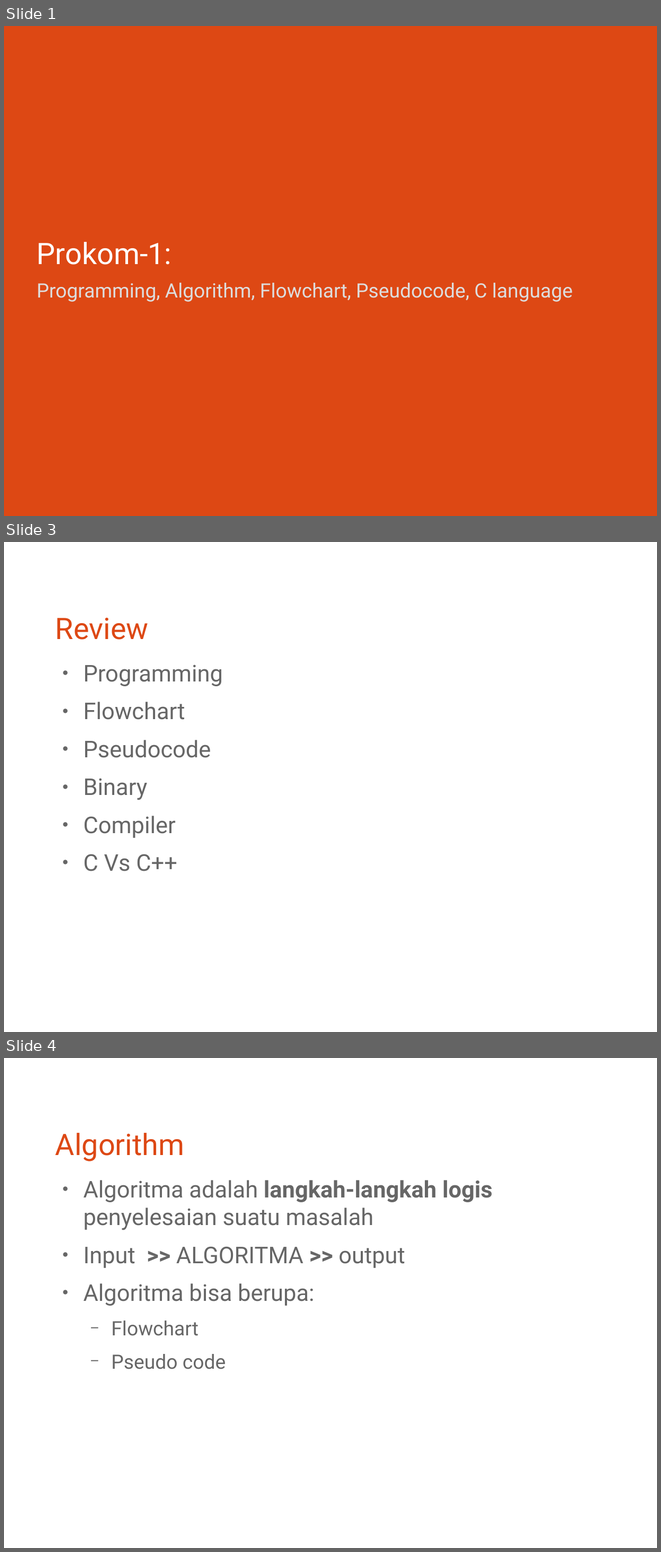
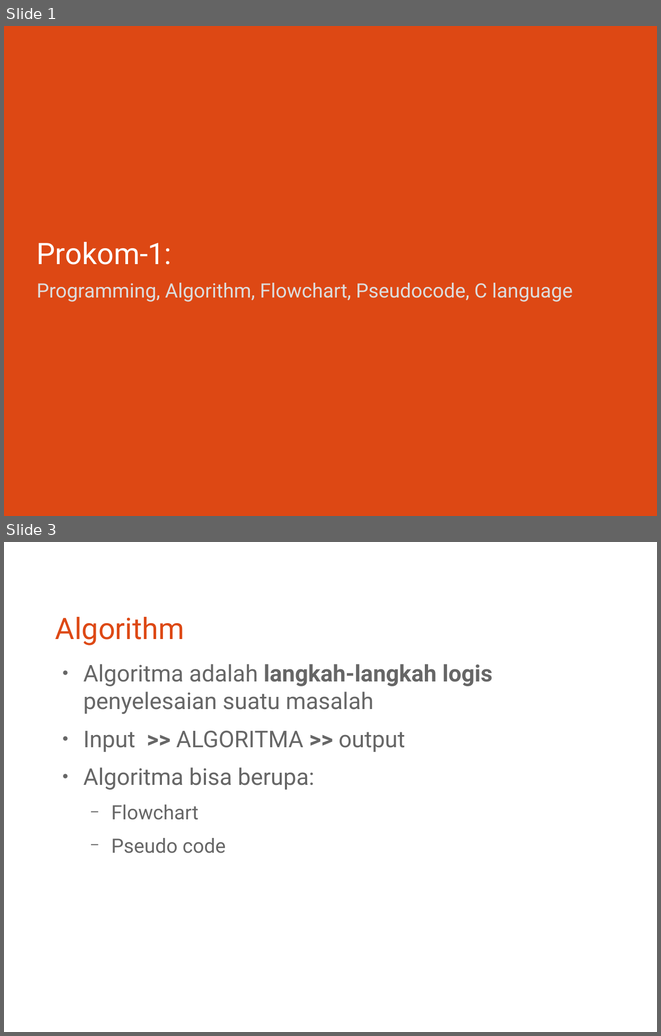
Before and after one commit to bagustris/prokom-tf, a slide deck: prokom1.odp. Shown one above the other, each under a label of ours: slides 1, 3 and 4 before the commit, slides 1 and 3 after it; the slides between them are not shown. The pictures are 661x1552 and 661x1036 pixels, drawn with LibreOffice and Linux fonts; fonts in the diff are those of the drawing. Boxes give left, top, right and bottom in pixels: in the first picture for what was removed or moved away, otherwise in the second. Text is boxed around its words. In the diff, an @@ line names an element or a change of style, - is before the commit and + after.

```diff
--- a/prokom1.odp
+++ b/prokom1.odp
@@ slide 3 removed at (4,542,657,1032), background #FFFFFF @@
@@ title removed at (55,617,149,640) @@
-Review
@@ text removed at (84,664,223,871) @@
-● Programming
-● Flowchart
-● Pseudocode
-● Binary
-● Compiler
-● C Vs C++
@@ what was slide 4 is now slide 3 @@
```
Also in this commit, not shown: 2 slides changed, 3 slides added.
